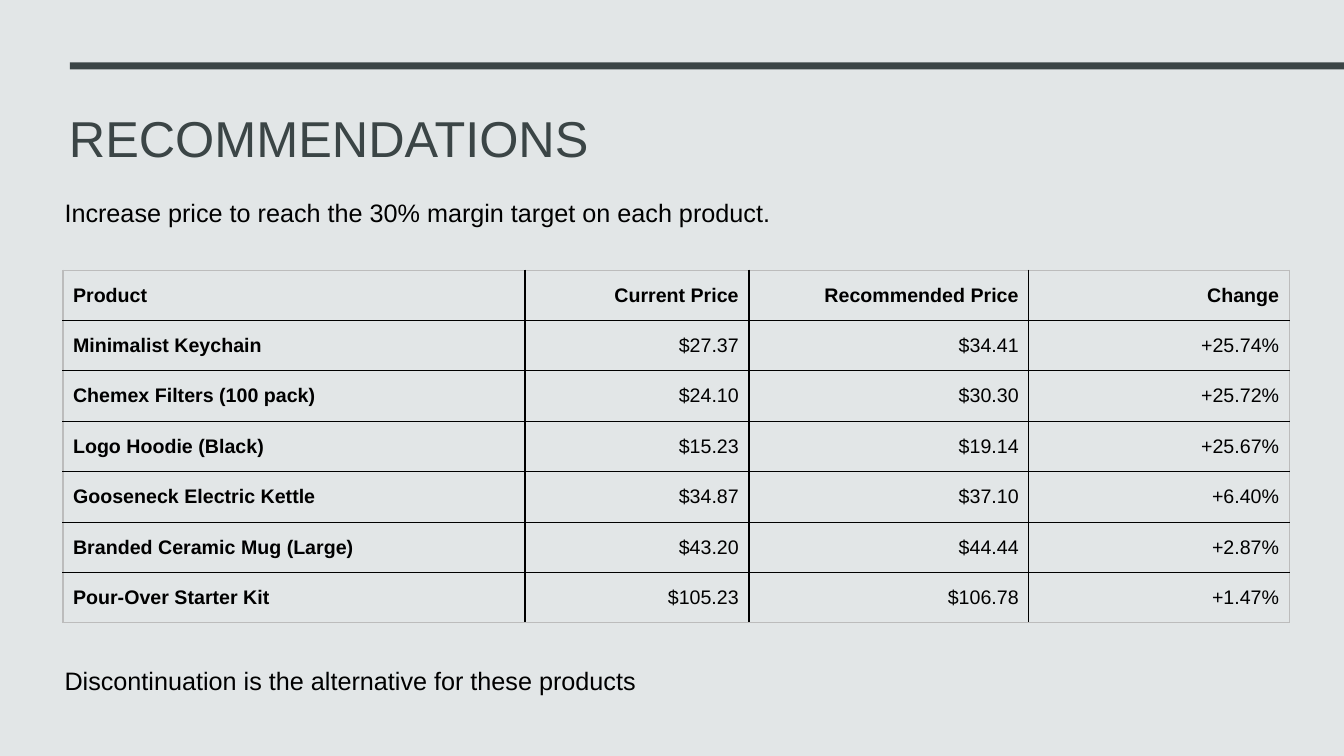
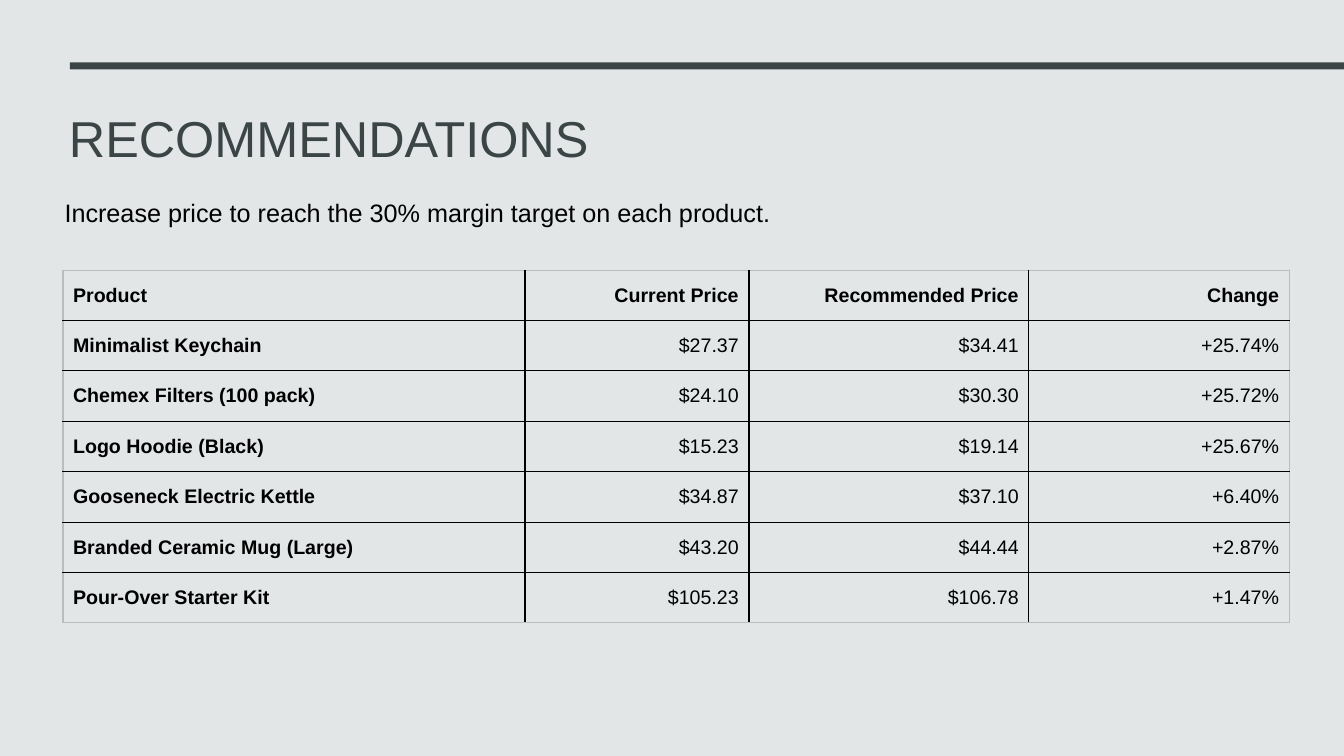
Before and after one commit to MorozKaTV/financial-analysis-2023-2025, a slide deck: slide 8 of Pricing-Analysis-2023-2025.pptx. Drawn at 1344x756 pixels with LibreOffice and Linux fonts; fonts in the diff are those of the drawing. Boxes give left, top, right and bottom in pixels: in the first picture for what was removed or moved away, otherwise in the second. Text is boxed around its words. In the diff, an @@ line names an element or a change of style, - is before the commit and + after.

```diff
--- a/Pricing-Analysis-2023-2025.pptx
+++ b/Pricing-Analysis-2023-2025.pptx
@@ text removed at <box>65,671,636,695</box> @@
-Discontinuation is the alternative for these products
```
Also in this commit, not shown: 3 other slides changed, 2 other files.
